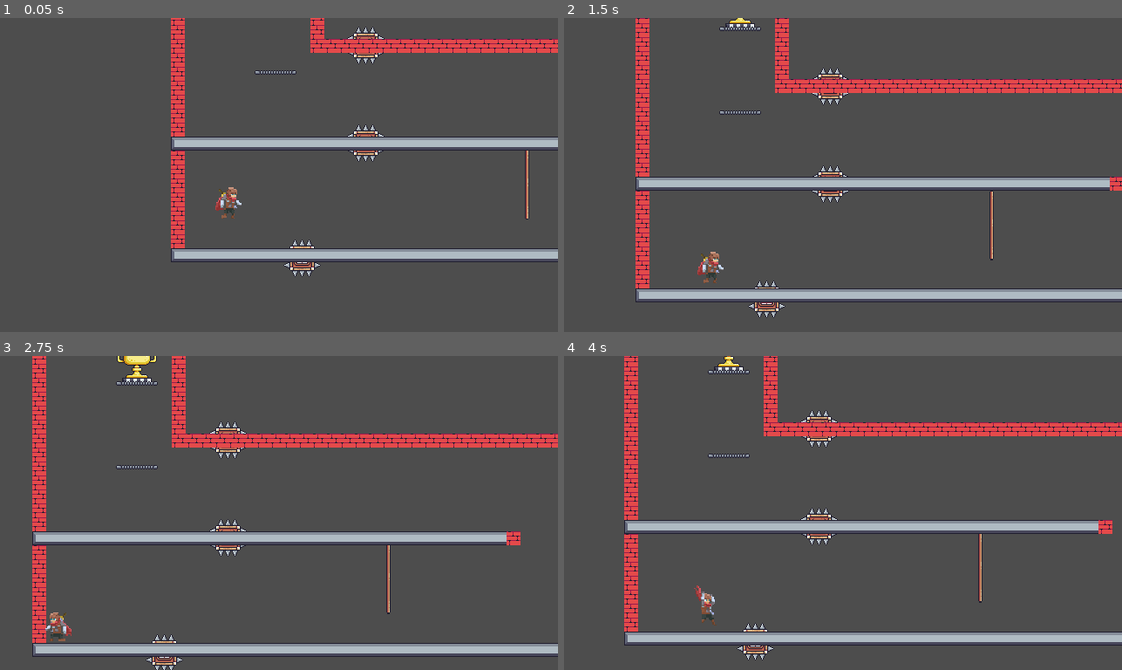
Above: before the commit, frames 1-4 (two rows, left to right).
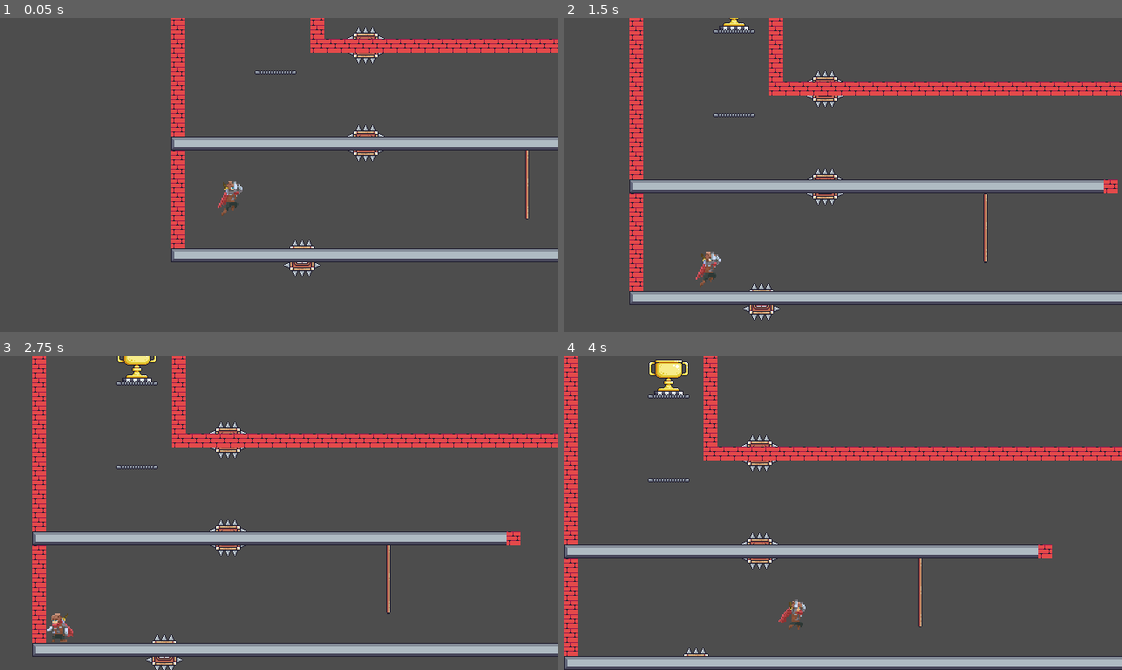
Above: after the commit, the same moments.

Repository: DeVelox/Niro
Game: Godot game, scene res://main.tscn
Two runs of this game, one before a commit and one after it. Both use one fixed random seed, a clock stepped at 60 frames per second and the inputs below.
Inputs:
- Up to frame 1 (0.05 s): no input
- Up to frame 2 (1.5 s): hold S (crouch) 0.53-1.28 s; hold D (right) from 0.53 s (still down); tap W (jump) at 0.77, 1.07 s; tap F (interact) at 0.8, 1.35 s
- Up to frame 3 (2.75 s): tap W (jump) at 1.52, 1.55, 1.82, 2.1 s; release D (right) at 2.03 s; hold A (left) from 2.03 s (still down); hold S (crouch) from 2.03 s (still down)
- Up to frame 4 (4 s): release A (left) at 2.78 s; release S (crouch) at 2.78 s; hold D (right) from 2.78 s (still down); tap S (crouch) at 2.85 s; tap W (jump) at 3.02, 3.32, 3.77, 3.8 s; tap F (interact) at 3.05 s; tap Shift (dash) at 3.6 s

The runs differ from the first frame. In frame 1, 0.3% of the frame differs, in the area x 38-44%, y 51-64%; in frame 2, 13%; in frame 3, 0.2%; in frame 4, 28%, in the area x 0-100%, y 0-100%.

Commit message:
Changed where hitboxes are adjusted

Diff:
--- a/data_store.gd
+++ b/data_store.gd
@@ -7,5 +7,5 @@
 
 
 # Called every frame. 'delta' is the elapsed time since the previous frame.
-func _process(delta):
+func _process(_delta):
 	pass
--- a/player/player.gd
+++ b/player/player.gd
@@ -52,7 +52,6 @@
 @onready var effects = $Effects
 @onready var long_press = $LongPress
 
-
 func _physics_process(delta):
 	# Do not allow other movement while dashing
 	if is_dashing:
@@ -104,6 +103,16 @@
 		else:
 			velocity.y *= 0.8
 
+	if is_crouching:
+		hitbox.shape.size = Vector2(32,32)
+		hitbox.position = Vector2(0,9)
+	elif is_sliding:
+		hitbox.shape.size = Vector2(32,22)
+		hitbox.position = Vector2(0,14)
+	else:
+		hitbox.shape.size = Vector2(32,44)
+		hitbox.position = Vector2(0,3)
+
 
 func _special_actions():
 	_long_press("reset", try_recall)
@@ -160,7 +169,7 @@
 func _apply_gravity(delta):
 	if (is_jumping or is_double_jumping) and absf(velocity.y) < JUMP_APEX and not is_wall_hanging:
 		velocity.y += gravity * delta * JUMP_APEX_MULTI
-	elif not is_on_floor():
+	if not is_on_floor():
 		if velocity.y > 0:
 			velocity.y += gravity * delta * 1.2
 		else:
@@ -178,14 +187,10 @@
 
 func _try_crouch():
 	is_crouching = true
-	hitbox.scale.y = 0.5
-	hitbox.position.y = hitbox.scale.y * hitbox.shape.size[0]
 
 
 func _stop_crouch():
 	is_crouching = false
-	hitbox.position.y = 0
-	hitbox.scale.y = 1
 
 
 func _try_jump():
@@ -221,8 +226,6 @@
 		return
 	if not is_sliding and is_on_floor():
 		velocity.x = motion * SLIDE_MULTI
-		hitbox.scale.y = 0.4
-		hitbox.position.y = hitbox.scale.y * hitbox.shape.size[0] * 1.2
 		is_sliding = true
 	elif has_dash and not is_on_floor():
 		dash_timer.wait_time = DASH_LENGTH
@@ -236,8 +239,6 @@
 
 
 func _stop_slide():
-	hitbox.position.y = 0
-	hitbox.scale.y = 1.0
 	is_sliding = false
 
 
--- a/player/player.tscn
+++ b/player/player.tscn
@@ -18,8 +18,6 @@
 [ext_resource type="Texture2D" uid="uid://d3hxvwhgjurv3" path="res://temp/adventurer/adventurer-idle-00.png" id="12_8yebu"]
 [ext_resource type="Texture2D" uid="uid://cguc3lg250vc5" path="res://temp/adventurer/adventurer-idle-01.png" id="13_8vfrw"]
 [ext_resource type="Texture2D" uid="uid://dydy0rxi5hud" path="res://temp/adventurer/adventurer-idle-02.png" id="14_p8q0y"]
-[ext_resource type="Texture2D" uid="uid://8gjboby860pg" path="res://temp/adventurer/adventurer-jump-00.png" id="15_4lgct"]
-[ext_resource type="Texture2D" uid="uid://xbdqrr8pvmll" path="res://temp/adventurer/adventurer-jump-01.png" id="16_4kr7a"]
 [ext_resource type="Texture2D" uid="uid://cbt242n5gkxx1" path="res://temp/adventurer/adventurer-jump-02.png" id="17_2v83y"]
 [ext_resource type="Texture2D" uid="uid://d26hkxldq7anf" path="res://temp/adventurer/adventurer-jump-03.png" id="18_3lmmi"]
 [ext_resource type="Texture2D" uid="uid://fqtym10beun8" path="res://temp/adventurer/adventurer-run-00.png" id="19_7yssc"]
@@ -123,12 +121,6 @@
 }, {
 "frames": [{
 "duration": 1.0,
-"texture": ExtResource("15_4lgct")
-}, {
-"duration": 1.0,
-"texture": ExtResource("16_4kr7a")
-}, {
-"duration": 1.0,
 "texture": ExtResource("17_2v83y")
 }, {
 "duration": 1.0,
@@ -185,13 +177,13 @@
 }]
 
 [sub_resource type="RectangleShape2D" id="RectangleShape2D_0rk70"]
-size = Vector2(28, 50)
+size = Vector2(32, 22)
 
 [sub_resource type="RectangleShape2D" id="RectangleShape2D_kjvja"]
 size = Vector2(28, 50)
 
 [sub_resource type="RectangleShape2D" id="RectangleShape2D_obud4"]
-size = Vector2(5, 30)
+size = Vector2(5, 19)
 
 [sub_resource type="AtlasTexture" id="AtlasTexture_txqwi"]
 atlas = ExtResource("30_cadxq")
@@ -250,12 +242,13 @@
 [node name="AnimatedSprite2D" type="AnimatedSprite2D" parent="."]
 scale = Vector2(1.5, 1.5)
 sprite_frames = SubResource("SpriteFrames_13nta")
-animation = &"climbing_idle"
+animation = &"jumping"
 autoplay = "idle"
-frame_progress = 0.481774
+frame_progress = 0.925095
 offset = Vector2(0, -1)
 
 [node name="CollisionShape2D" type="CollisionShape2D" parent="."]
+position = Vector2(0, 14)
 shape = SubResource("RectangleShape2D_0rk70")
 
 [node name="Camera2D" type="Camera2D" parent="."]
@@ -336,7 +329,7 @@
 [node name="Area2DClimbing" type="Area2D" parent="." groups=["climbing"]]
 
 [node name="ClimbCheck" type="CollisionShape2D" parent="Area2DClimbing"]
-position = Vector2(-0.5, 4)
+position = Vector2(-0.5, 9.5)
 shape = SubResource("RectangleShape2D_obud4")
 
 [node name="JumpSound" type="AudioStreamPlayer" parent="."]
--- a/templates/level_switcher.gd
+++ b/templates/level_switcher.gd
@@ -10,6 +10,5 @@
 	main.current_level = next_level
 	main.current_scene = next_scene
 	main.scene_history.append(next_scene)
-	print(main.scene_history)
 	main.add_child(next_level)
 	get_parent().destroy()
--- a/trophy.gd
+++ b/trophy.gd
@@ -10,6 +10,5 @@
 	main.current_level = next_level
 	main.current_scene = next_scene
 	main.scene_history.append(next_scene)
-	print(main.scene_history)
 	main.add_child(next_level)
 	get_parent().destroy()
Not shown: 1 places in player/player.tscn that only renumber resources
